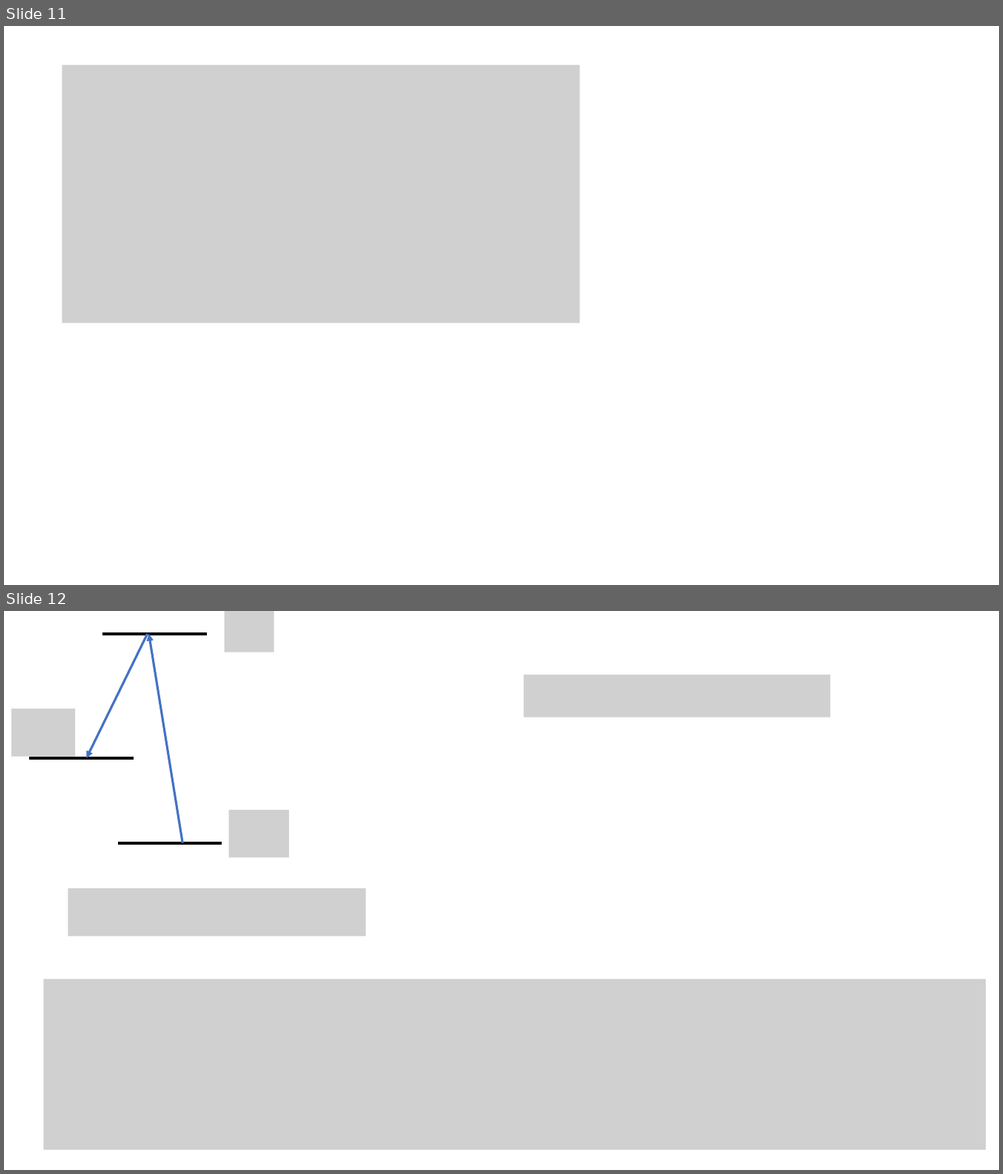
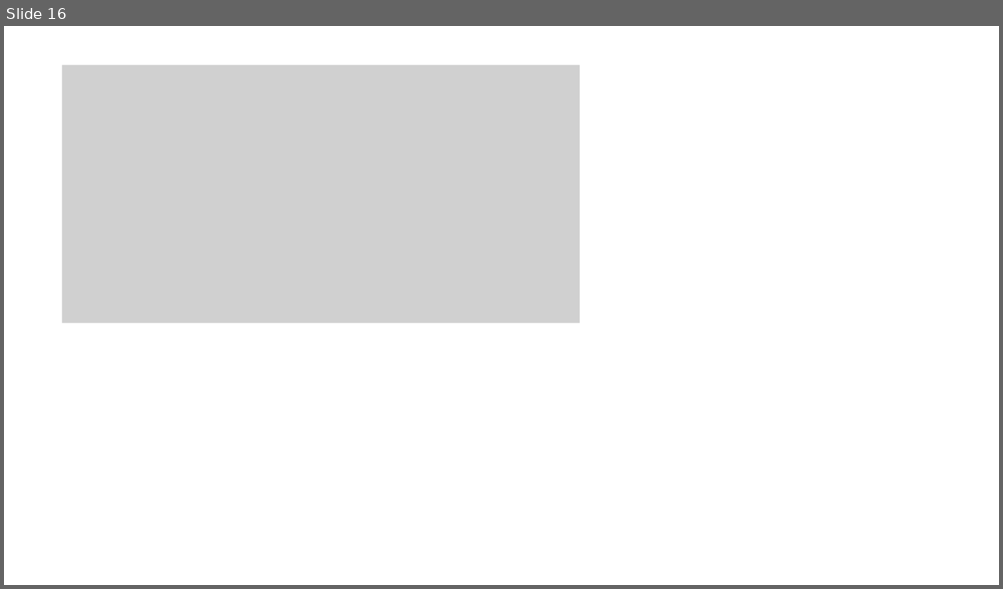
Before and after one commit to youjieyu888/circular-waveguide, a slide deck: 3-level.pptx. Shown one above the other, each under a label of ours: slides 11 and 12 before the commit, slide 16 after it. The pictures are 1003x1174 and 1003x589 pixels, drawn with LibreOffice and Linux fonts; fonts in the diff are those of the drawing; grey boxes stand for pictures. Boxes give left, top, right and bottom in pixels: in the first picture for what was removed or moved away, otherwise in the second. Text is boxed around its words. In the diff, an @@ line names an element or a change of style, - is before the commit and + after.

```diff
--- a/3-level.pptx
+++ b/3-level.pptx
@@ slide 12 removed at bbox=[4, 611, 999, 1170], background #FFFFFF @@
@@ picture removed at bbox=[224, 611, 273, 652] @@
@@ arrow removed from (148, 634) to (87, 758) @@
@@ line removed from (102, 634) to (207, 634) @@
@@ arrow removed from (182, 843) to (149, 634) @@
@@ picture removed at bbox=[523, 675, 830, 717] @@
@@ picture removed at bbox=[11, 709, 75, 757] @@
@@ line removed from (29, 758) to (134, 758) @@
@@ picture removed at bbox=[228, 810, 289, 858] @@
@@ line removed from (118, 843) to (222, 843) @@
@@ picture removed at bbox=[68, 889, 366, 937] @@
@@ picture removed at bbox=[43, 980, 986, 1150] @@
@@ what was slide 11 is now slide 16 @@
```
Also in this commit, not shown: 4 slides changed, 5 slides added, 3 other slides removed.
